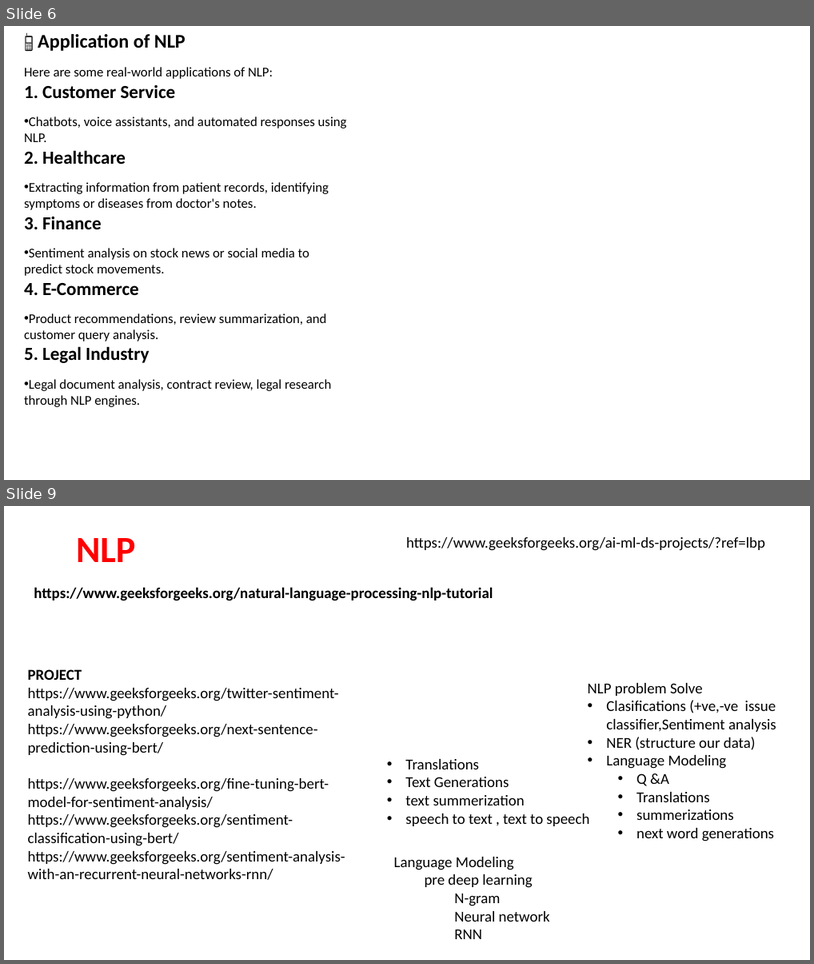
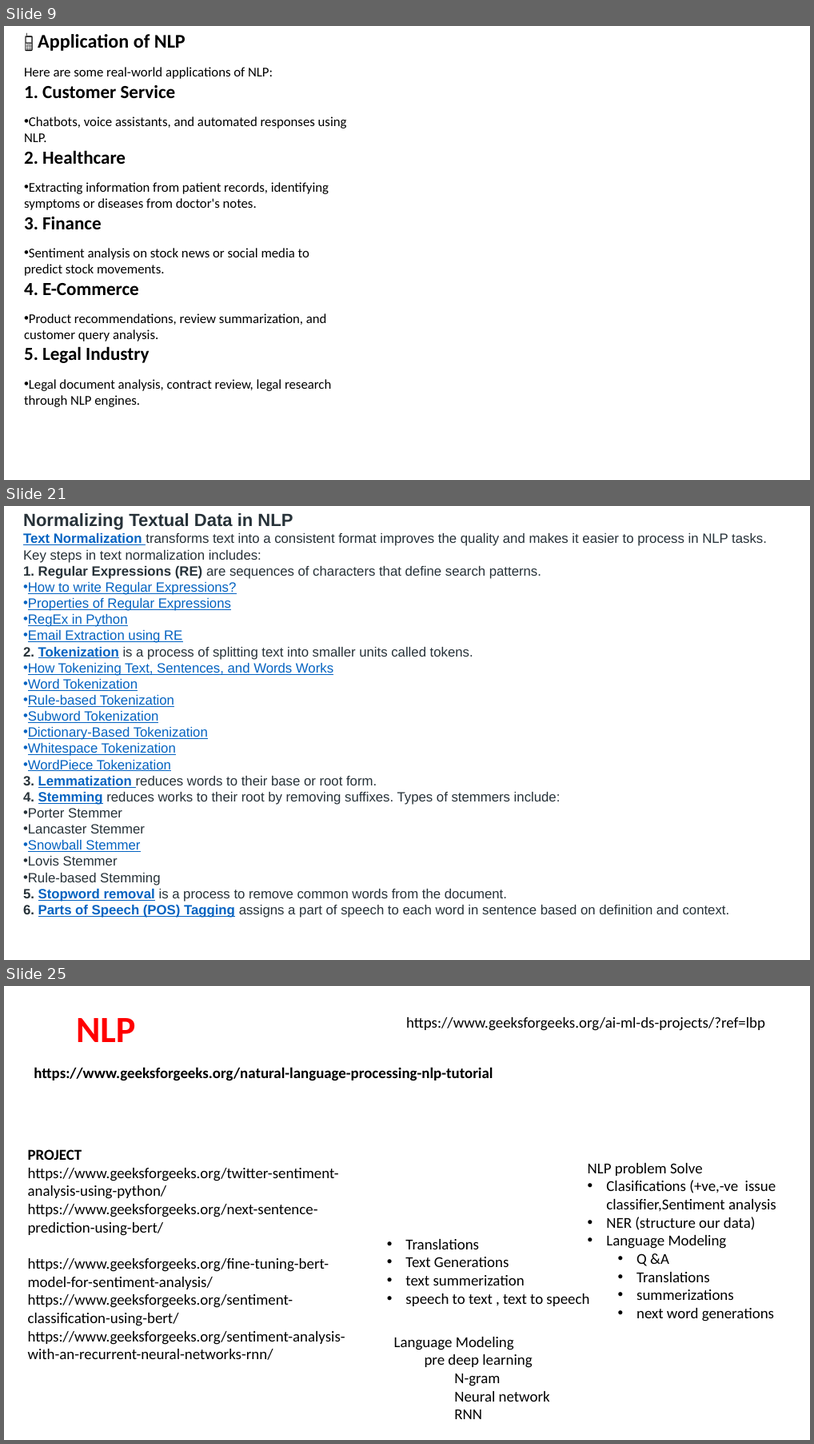
Before and after one commit to shahil04/ds_materials, a slide deck: 9.Deep_learning/class_11.0_NLP_text_preprocessing_.pptx. Shown one above the other, each under a label of ours: slides 6 and 9 before the commit, slides 9, 21 and 25 after it; the slides between them are not shown. The pictures are 814x964 and 814x1444 pixels, drawn with LibreOffice and Linux fonts; fonts in the diff are those of the drawing. Boxes give left, top, right and bottom in pixels: in the first picture for what was removed or moved away, otherwise in the second. Text is boxed around its words. In the diff, an @@ line names an element or a change of style, - is before the commit and + after.

```diff
--- a/9.Deep_learning/class_11.0_NLP_text_preprocessing_.pptx
+++ b/9.Deep_learning/class_11.0_NLP_text_preprocessing_.pptx
@@ slide 21 added at [4,506,810,960], background #FFFFFF @@
@@ text added at [23,513,767,917], 16 pt, text #273239 @@
+Normalizing Textual Data in NLP
+Text Normalization transforms text into a consistent format improves the quality and makes it easier to process in NLP tasks.
+Key steps in text normalization includes:
+1. Regular Expressions (RE) are sequences of characters that define search patterns.
+• How to write Regular Expressions?
+• Properties of Regular Expressions
+• RegEx in Python
+• Email Extraction using RE
+2. Tokenization is a process of splitting text into smaller units called tokens.
+• How Tokenizing Text, Sentences, and Words Works
+• Word Tokenization
+• Rule-based Tokenization
+• Subword Tokenization
+• Dictionary-Based Tokenization
+• Whitespace Tokenization
+• WordPiece Tokenization
+3. Lemmatization reduces words to their base or root form.
+4. Stemming reduces works to their root by removing suffixes. Types of stemmers include:
+• Porter Stemmer
+• Lancaster Stemmer
+• Snowball Stemmer
+• Lovis Stemmer
+• Rule-based Stemming
+5. Stopword removal is a process to remove common words from the document.
+6. Parts of Speech (POS) Tagging assigns a part of speech to each word in sentence based on definition and context.
@@ what was slide 6 is now slide 9 @@
@@ what was slide 9 is now slide 25 @@
```
Also in this commit, not shown: 1 slide changed, 16 other slides added, 1 slide removed, 4 other files.
